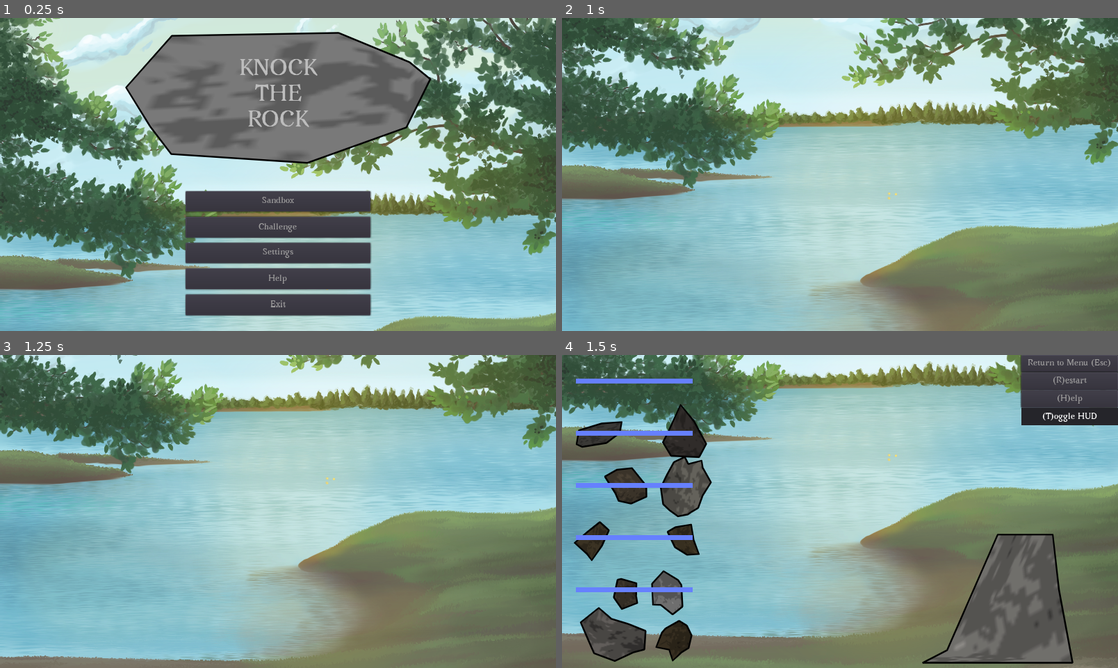
Above: before the commit, frames 1-4 (two rows, left to right).
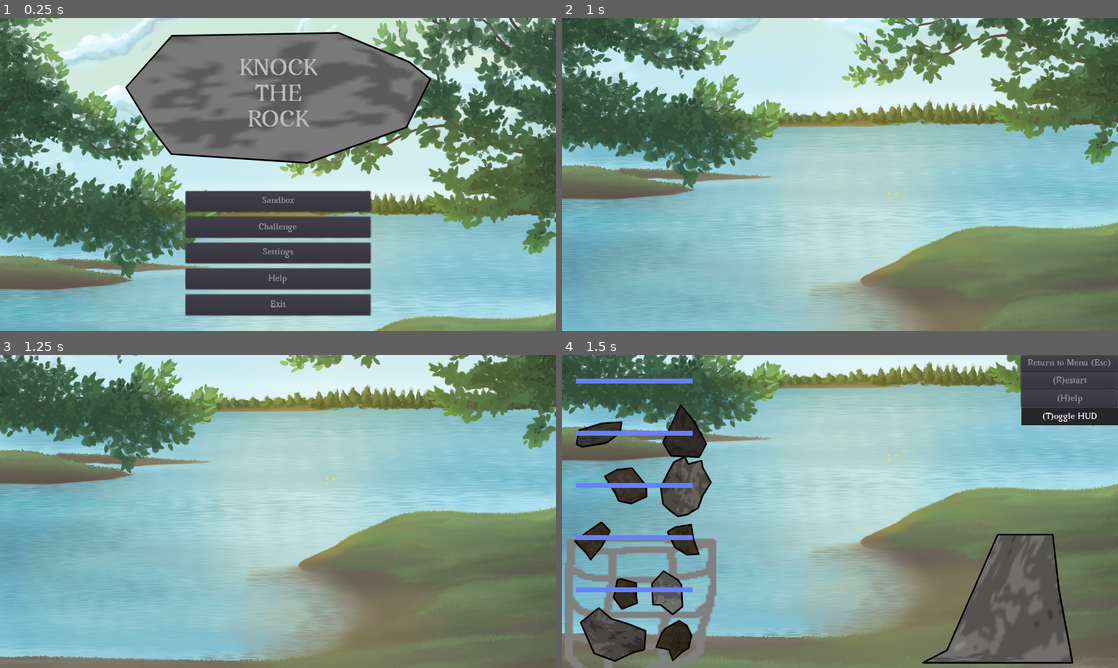
Above: after the commit, the same moments.

Repository: ebrahimebrahim/knock-the-rock
Game: Godot game, scene res://MenuScreen.tscn
The game is run twice, just before and just after one commit, with the same random seed, the same clock (stepped at 60 frames per second) and the same inputs.
Inputs (mouse positions are in pixels of both pictures, inside the frame that each line leads up to):
- Up to frame 1 (0.25 s): no input
- Up to frame 2 (1 s): click "Challenge" at 0.5 s
- Up to frame 3 (1.25 s): no input
- Up to frame 4 (1.5 s): move the mouse to (962, 495) at 1.27 s; press the mouse at (962, 495) at 1.28 s

Frames 1-3 are identical in both runs. In frame 4, 3.4% of the frame differs, in the area x 0-28%, y 53-100%.

Commit message:
put crappy wire basket to hold the rocks in challenge mode
this asset should be replaced by a more decent looking one at some point

Diff:
--- a/ktr/GameChallenge.tscn
+++ b/ktr/GameChallenge.tscn
@@ -1,12 +1,33 @@
-[gd_scene load_steps=3 format=2]
+[gd_scene load_steps=5 format=2]
 
 [ext_resource path="res://GameBase.tscn" type="PackedScene" id=1]
 [ext_resource path="res://GameChallenge.gd" type="Script" id=2]
+[ext_resource path="res://images/crappy_wire_basket.png" type="Texture" id=3]
+
+[sub_resource type="RectangleShape2D" id=1]
+extents = Vector2( 2.79635, 38.2724 )
 
 [node name="GameChallenge" instance=ExtResource( 1 )]
 script = ExtResource( 2 )
 
-[node name="RockSpawnLines" type="Node" parent="." index="3"]
+[node name="crappy_wire_basket" type="Sprite" parent="." index="1"]
+position = Vector2( 149.477, 482.976 )
+scale = Vector2( 3.99182, 3.04443 )
+texture = ExtResource( 3 )
+
+[node name="LeftWall" type="StaticBody2D" parent="crappy_wire_basket" index="0"]
+
+[node name="CollisionShape2D" type="CollisionShape2D" parent="crappy_wire_basket/LeftWall" index="0"]
+position = Vector2( -33.7452, -2.32418 )
+shape = SubResource( 1 )
+
+[node name="RightWall" type="StaticBody2D" parent="crappy_wire_basket" index="1"]
+
+[node name="CollisionShape2D" type="CollisionShape2D" parent="crappy_wire_basket/RightWall" index="0"]
+position = Vector2( 31.9884, -3.1393 )
+shape = SubResource( 1 )
+
+[node name="RockSpawnLines" type="Node" parent="." index="4"]
 
 [node name="RockSpawnLine1" type="Line2D" parent="RockSpawnLines" index="0"]
 position = Vector2( 0, -250 )
Binary file added: ktr/images/crappy_wire_basket.png
Not shown, added: ktr/images/crappy_wire_basket.png.import
